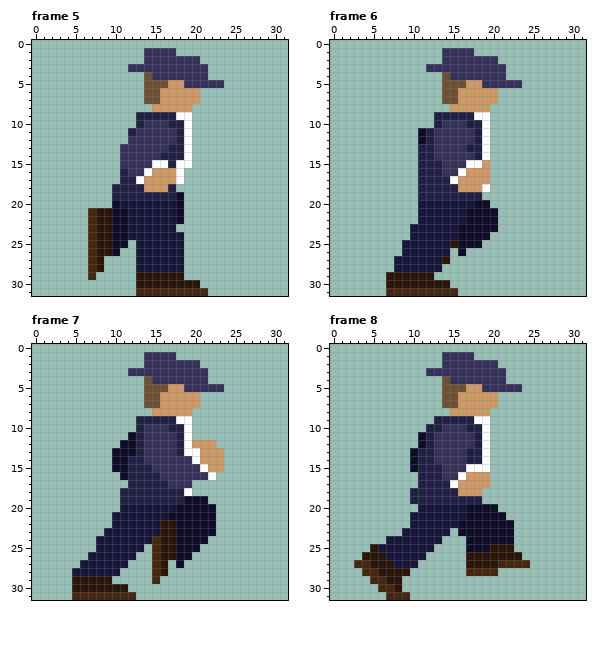
File history of a pixel-art file, Assets/Mr. Shadows/shadows.aseprite. Above is the file before it was changed.
32x32 pixels, 10 frames. Shown: frame 5, frame 6, frame 7, frame 8. The commit also changed other frames, which this record leaves out.
After:
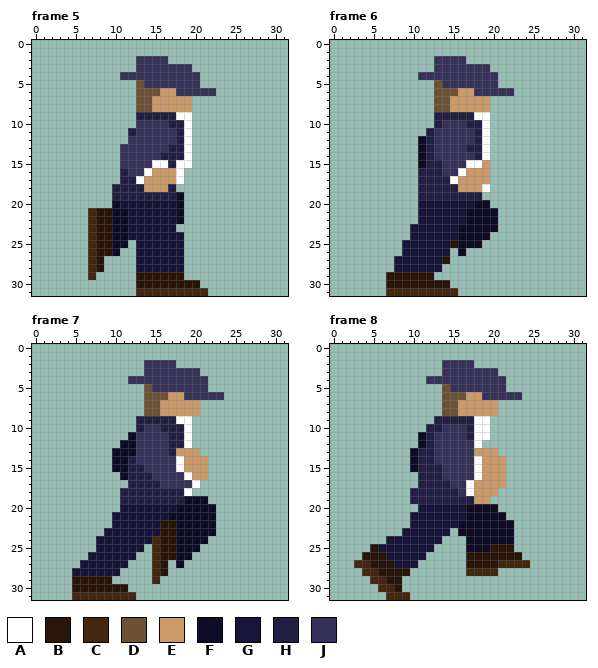
Palette (. is transparent): A #ffffff  B #291608  C #45270f  D #6d5134  E #cd9a67  F #0e0c26  G #18153a  H #221f45  J #363159
Change:
layer "Braço da Frente" added
Changed rows in their new state; - is an unchanged pixel.
Frame 5, layers "Braço da Frente", "Corrida":
first column x 11:
 1 ---....------
 2 --J---....---
 3 -.-------..--
 4 JJJJ------.--
 5 --DJJJJJ--...
 6 --D----JJJJJ-
 7 --D-E----.---
 8 --DD---------
10 --J----------
Frame 6, layer "Corrida":
first column x 11:
 1 ---....------
 2 --J---....---
 3 -.-------..--
 4 JJJJ------.--
 5 --DJJJJJ--...
 6 --D----JJJJJ-
 7 --D-E----.---
 8 --DD---------
11 .------------
13 F------------
14 F------------
15 F------------
Frame 7, layers "Braço da Frente", "Corrida":
first column x 12:
 1 --....------
 2 ------...---
 3 ..-------.--
 4 JJJ---------
 5 ---JJJJ---..
 6 ----D--JJJJJ
 8 --DD----E---
10 ----H-------
11 -J---H------
12 -J---H--...-
13 -J---HEEE...
14 -J----AEE-..
15 --J---AEEE..
16 ---J---AEE.-
17 ----J---A---
Frame 8, layers "Braço da Frente", "Corrida":
first column x 12:
 1 --....------
 2 ------...---
 3 ..-------.--
 4 JJJ---------
 5 ---JJJJ---..
 6 ----D--JJJJJ
 8 --DD----E---
10 ------A-----
11 -----HA-----
12 ------A.----
13 -----JEEE---
14 -----JAEEE--
15 -----J-EEE--
16 ----JJA-EE--
17 ---JJA--EE--
18 ----JA-EE---
19 ------EE----
Pixel boxes of the changes (left, top, right, bottom) in both pictures:
changed: (120, 48, 224, 128)
changed: (418, 48, 522, 168)
changed: (128, 352, 224, 488)
changed: (426, 352, 522, 504)
